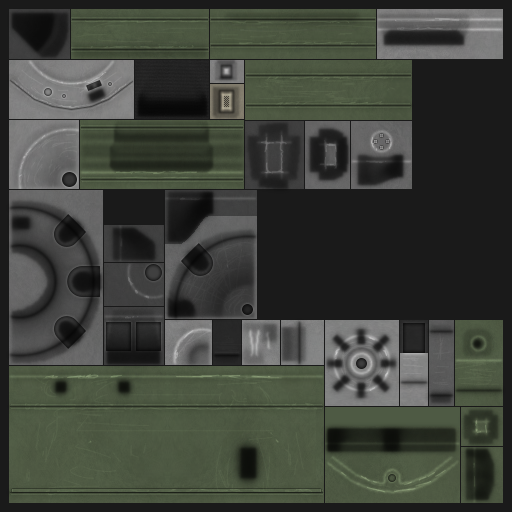
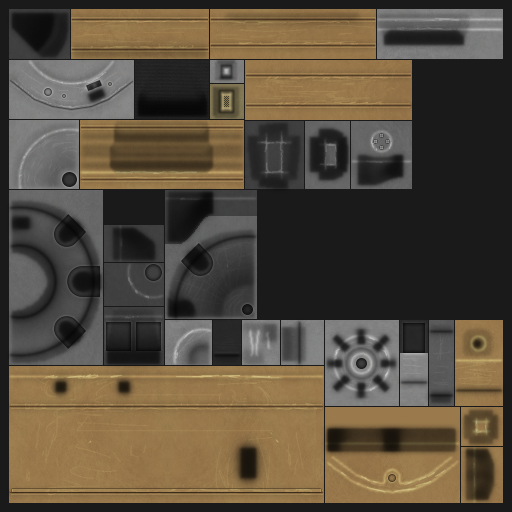
Before/after of a 512×512 layered artwork. What changed in the layer stack:
added layer "Layer 6" above "Layer 5" over [9, 9, 503, 503]
added layer "Layer 5" above "Layer 4" over [9, 9, 503, 503]
showed "Layer 4" over [9, 9, 503, 503]
